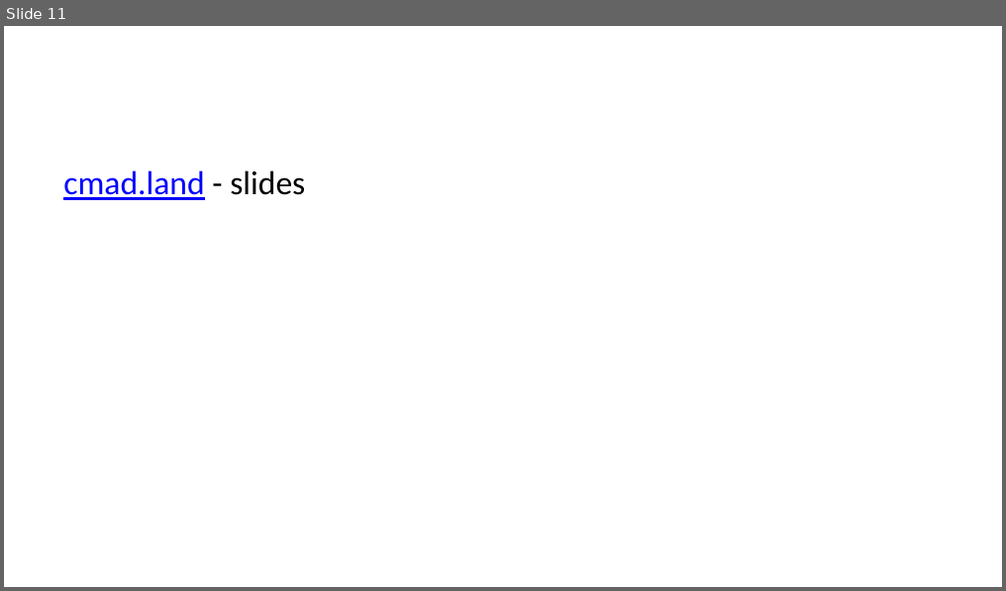
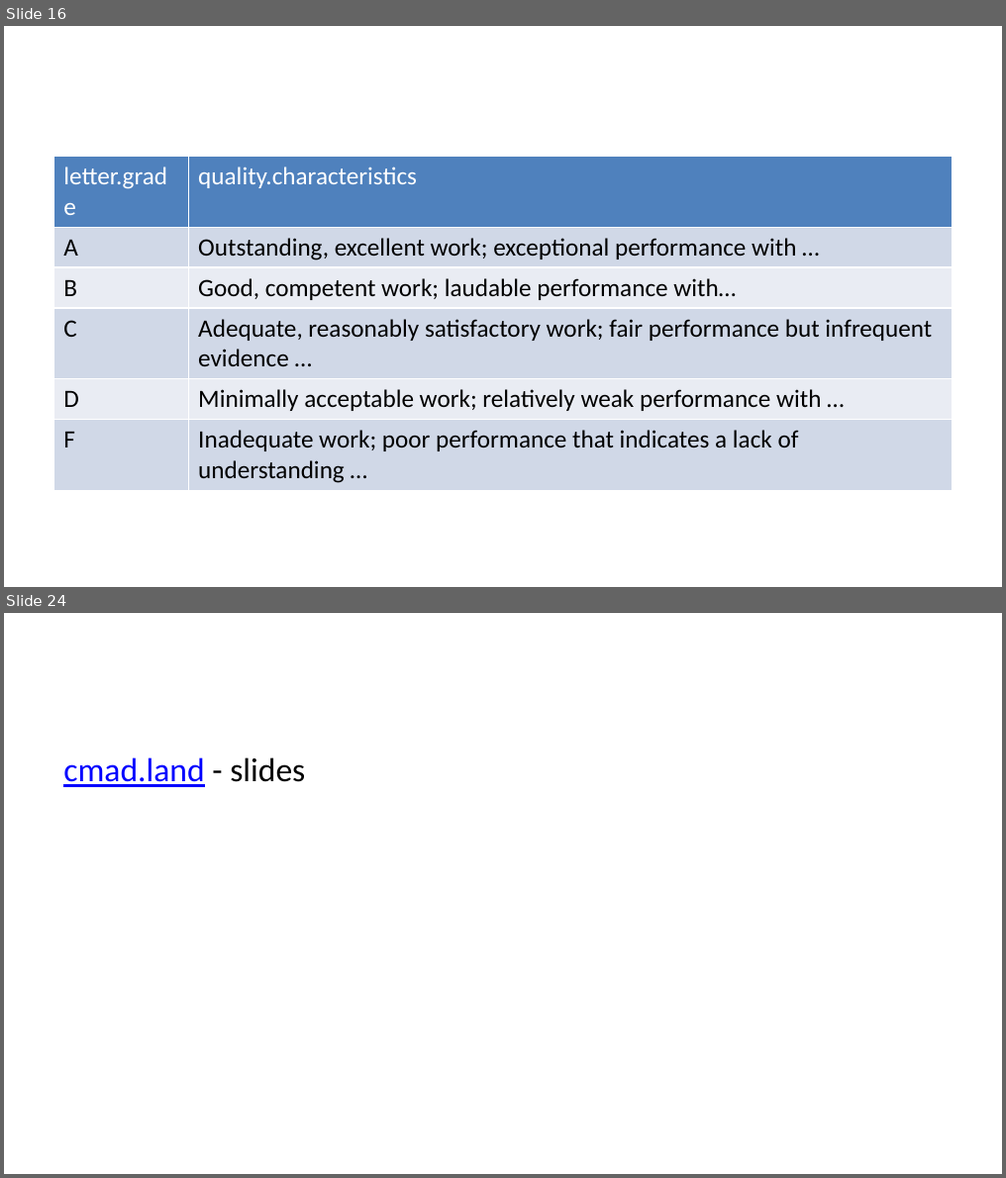
Before and after one commit to cmadland/slides, a slide deck: docs/posts/fpl-assessment/index.pptx. Shown one above the other, each under a label of ours: slide 11 before the commit, slides 16 and 24 after it; the slides between them are not shown. The pictures are 1006x591 and 1006x1178 pixels, drawn with LibreOffice and Linux fonts; fonts in the diff are those of the drawing. Boxes give left, top, right and bottom in pixels: in the first picture for what was removed or moved away, otherwise in the second. Text is boxed around its words. In the diff, an @@ line names an element or a change of style, - is before the commit and + after.

```diff
--- a/docs/posts/fpl-assessment/index.pptx
+++ b/docs/posts/fpl-assessment/index.pptx
@@ slide 16 added at (x1=4, y1=26, x2=1002, y2=587), background #FFFFFF @@
@@ table added at (x1=54, y1=157, x2=952, y2=527), 6 rows, 2 columns @@
+letter.grade | quality.characteristics
+A | Outstanding, excellent work; exceptional performance with …
+B | Good, competent work; laudable performance with…
+C | Adequate, reasonably satisfactory work; fair performance but infrequent evidence …
+D | Minimally acceptable work; relatively weak performance with …
+F | Inadequate work; poor performance that indicates a lack of understanding …
@@ what was slide 11 is now slide 24 @@
```
Also in this commit, not shown: 4 slides changed, 14 other slides added, 1 slide removed, 15 other files.
